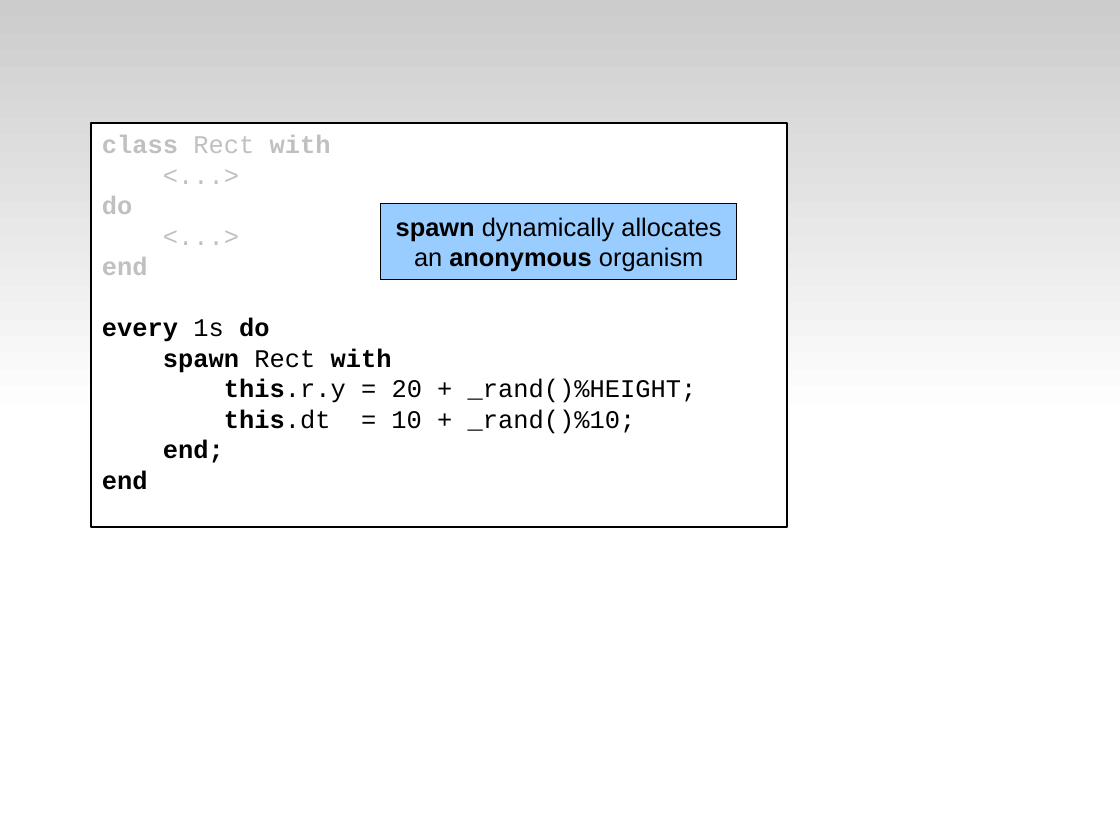
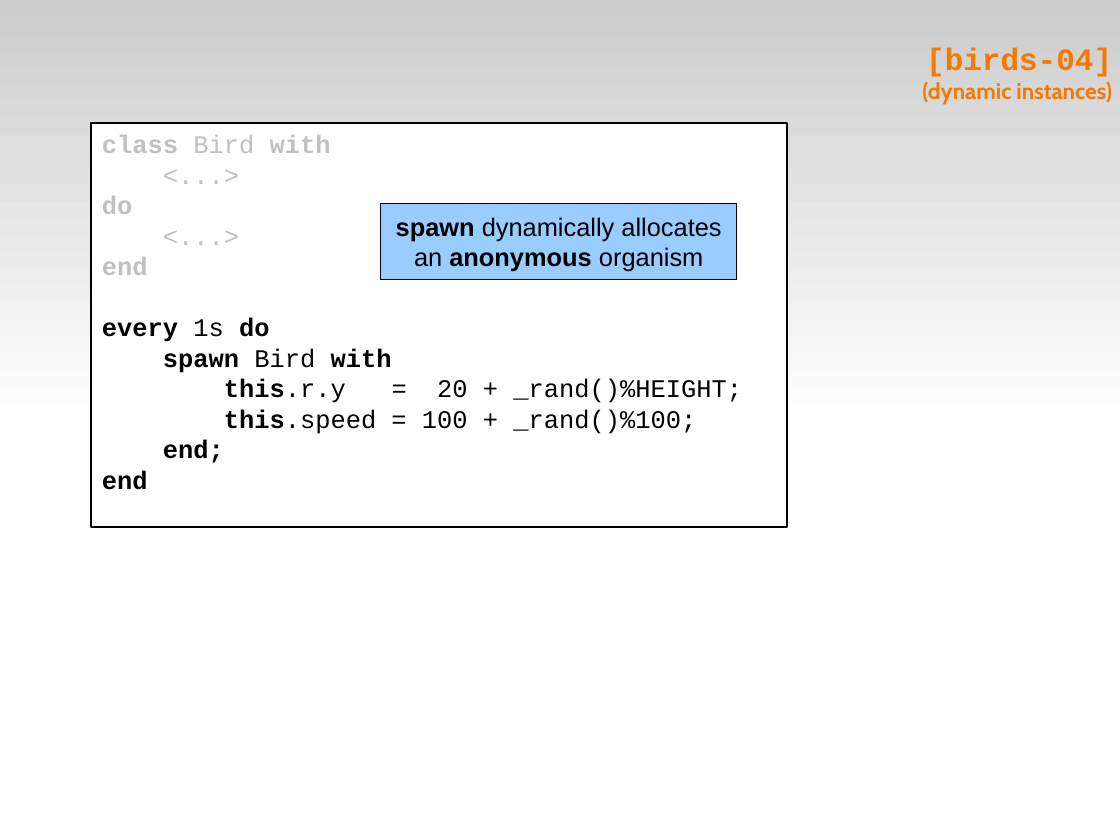
Before and after one commit to fsantanna-no/ceu-docs, a slide deck: slide 15 of ceu_stl.odp (slide 12 before the commit). Drawn at 1120x840 pixels with LibreOffice and Linux fonts; fonts in the diff are those of the drawing. Boxes give left, top, right and bottom in pixels: in the first picture for what was removed or moved away, otherwise in the second. Text is boxed around its words. In the diff, an @@ line names an element or a change of style, - is before the commit and + after.

```diff
--- a/ceu_stl.odp
+++ b/ceu_stl.odp
@@ title added at (922,48,1112,104), 16 pt, text #F57900, bold @@
+[birds-04]
+(dynamic instances)
@@ text in rectangle at (102,135,331,153): text changed @@
-class Rect with
+class Bird with
@@ text in rectangle at (163,348,392,373): text changed @@
-spawn Rect with
+spawn Bird with
@@ text in rectangle at (224,409,696,434): text changed @@
-this.dt = 10 + _rand()%10;
+this.speed = 100 + _rand()%100;
```
Also in this commit, not shown: 14 other slides changed, 7 slides added, 2 other files.
